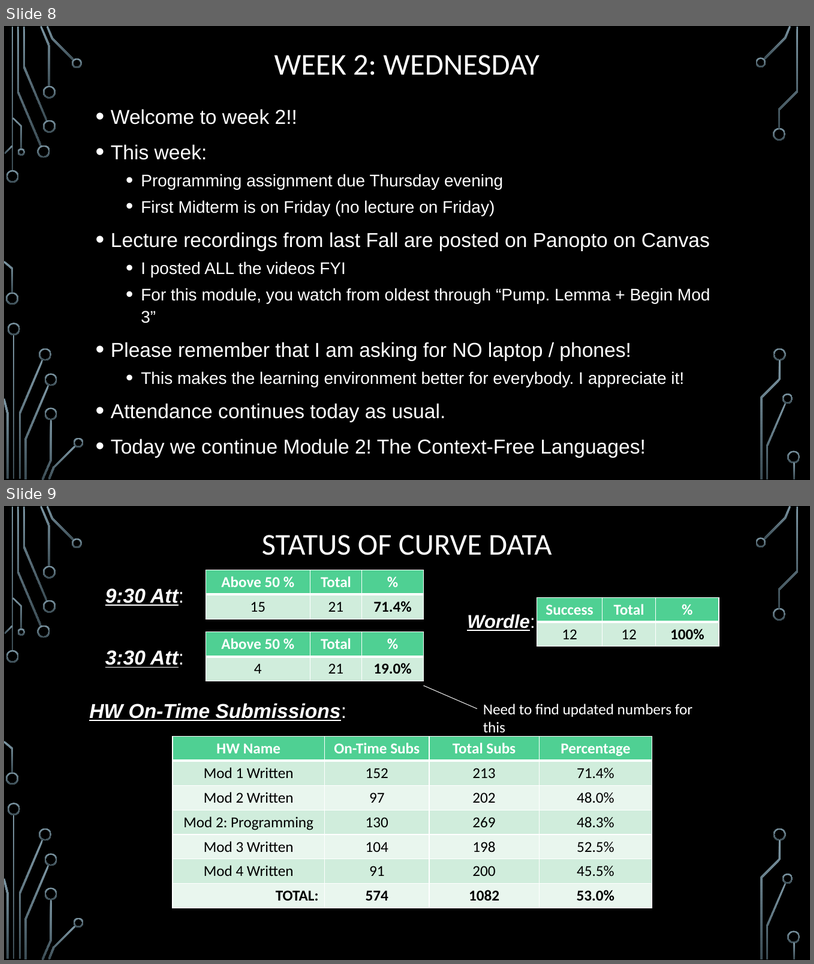
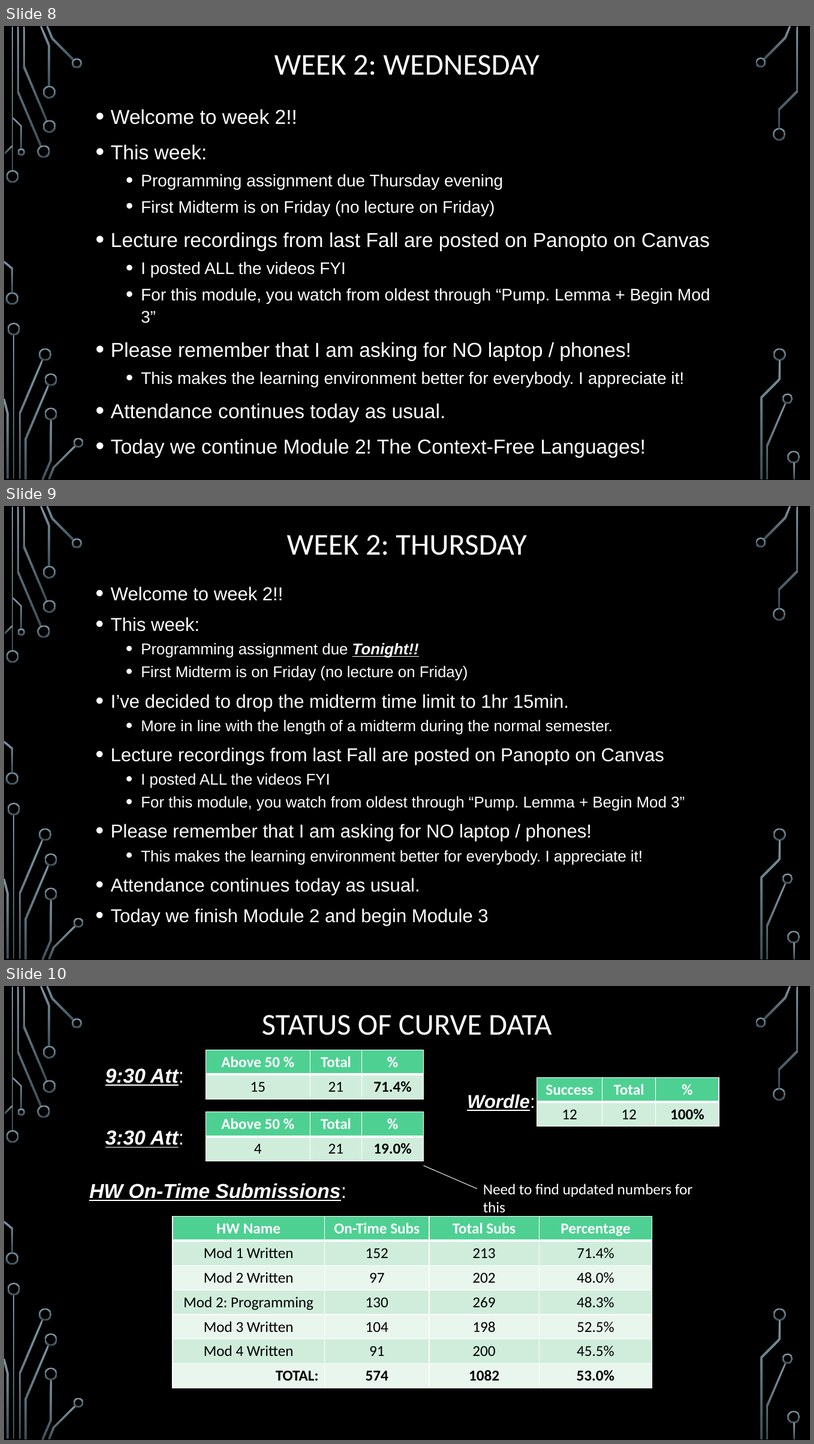
Before and after one commit to markfloryan/dmt2, a slide deck: slides/00-DailyAnnouncements.pptx. Shown one above the other, each under a label of ours: slides 8 and 9 before the commit, slides 8, 9 and 10 after it. The pictures are 814x964 and 814x1444 pixels, drawn with LibreOffice and Linux fonts; fonts in the diff are those of the drawing; background and template pictures are left out. Boxes give left, top, right and bottom in pixels: in the first picture for what was removed or moved away, otherwise in the second. Text is boxed around its words. In the diff, an @@ line names an element or a change of style, - is before the commit and + after.

```diff
--- a/slides/00-DailyAnnouncements.pptx
+++ b/slides/00-DailyAnnouncements.pptx
@@ slide 9 added at (4, 506, 810, 960), background picture (left out); not listed: 36 template elements that a slide beside it also shows @@
@@ title added at (287, 535, 527, 555), 36 pt, text #FFFFFF @@
+WEEK 2: THURSDAY
@@ text added at (111, 586, 685, 926), 18.5 pt, text #FFFFFF @@
+• Welcome to week 2!!
+• This week:
+  • Programming assignment due Tonight!!
+  • First Midterm is on Friday (no lecture on Friday)
+• I’ve decided to drop the midterm time limit to 1hr 15min.
+  • More in line with the length of a midterm during the normal semester.
+• Lecture recordings from last Fall are posted on Panopto on Canvas
+  • I posted ALL the videos FYI
+  • For this module, you watch from oldest through “Pump. Lemma + Begin Mod 3”
+• Please remember that I am asking for NO laptop / phones!
+  • This makes the learning environment better for everybody. I appreciate it!
+• Attendance continues today as usual.
+• Today we finish Module 2 and begin Module 3
@@ what was slide 9 is now slide 10 @@
```
Also in this commit, not shown: 1 other file.
